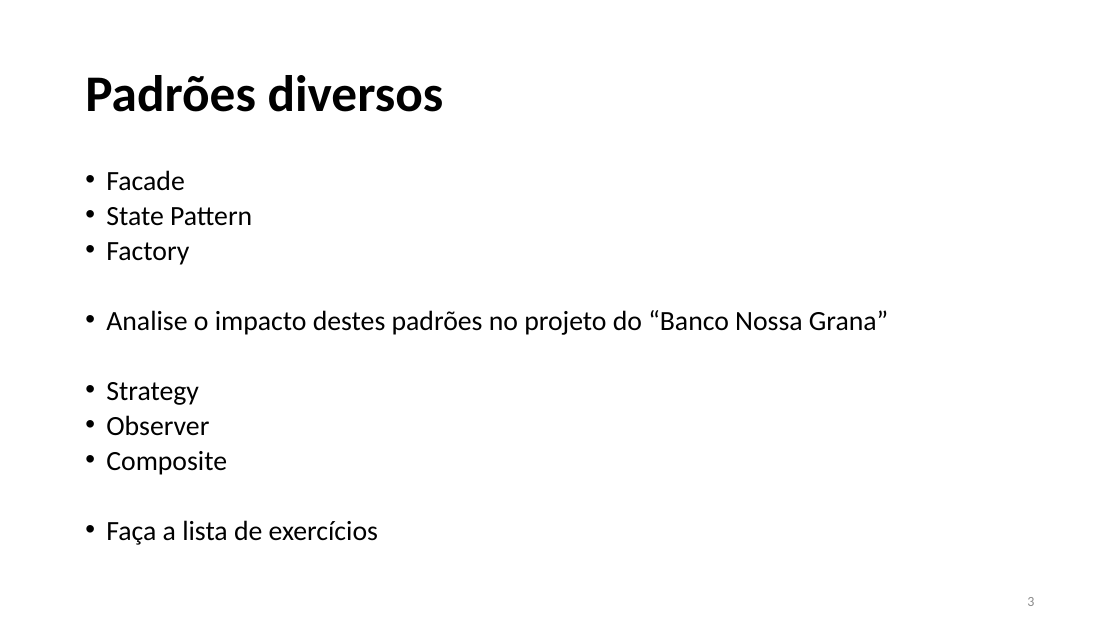
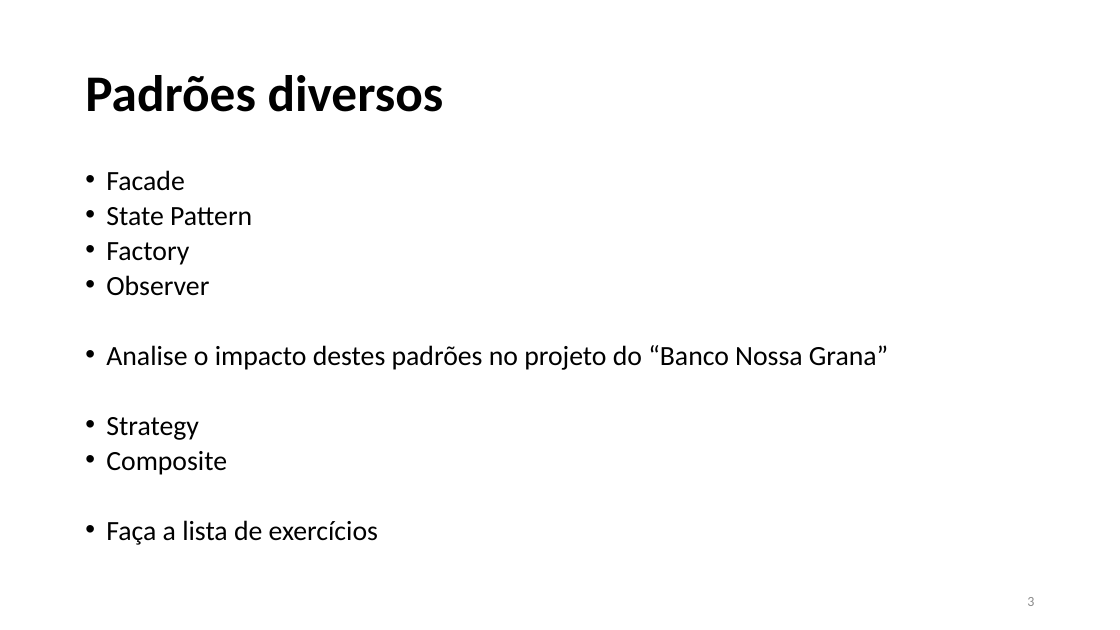
Before and after one commit to gabrielpaiz/Material-de-Aula, a slide deck: slide 3 of Topico1_ArquiteturaDeSoftware/TP_U01_P3_OutrosPadroes.pptx. Drawn at 1120x630 pixels with LibreOffice and Linux fonts; fonts in the diff are those of the drawing. Boxes give left, top, right and bottom in pixels: in the first picture for what was removed or moved away, otherwise in the second. Text is boxed around its words. In the diff, an @@ line names an element or a change of style, - is before the commit and + after.

Commit message:
exercicio observer

```diff
--- a/Topico1_ArquiteturaDeSoftware/TP_U01_P3_OutrosPadroes.pptx
+++ b/Topico1_ArquiteturaDeSoftware/TP_U01_P3_OutrosPadroes.pptx
@@ text at (x1=106, y1=275, x2=209, y2=296): paragraph added @@
+• Observer
@@ text at (x1=106, y1=415, x2=209, y2=436): paragraph removed @@
-• Observer
```
Also in this commit, not shown: 1 other slide changed, 11 other files.
